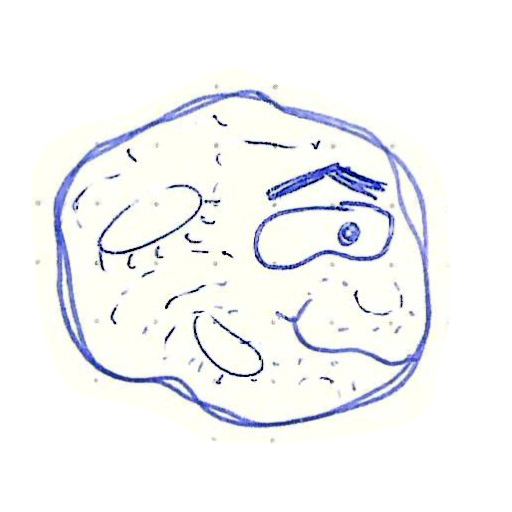
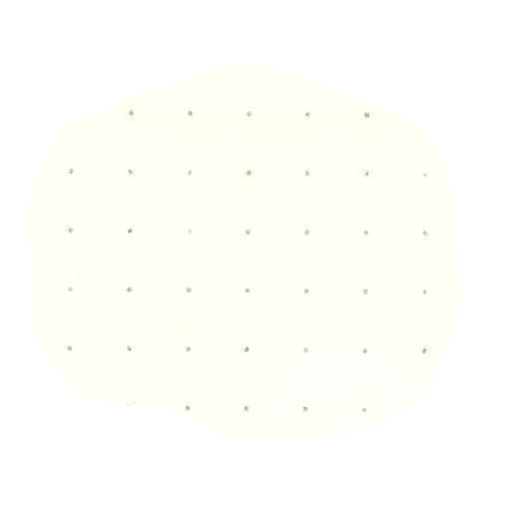
The second 512 x 512 image is a revision of the first. Changes to its layers:
hid "Layer 1" over 26, 65, 452, 444
added layer "Layer 2" above "Background" over 26, 62, 462, 441
